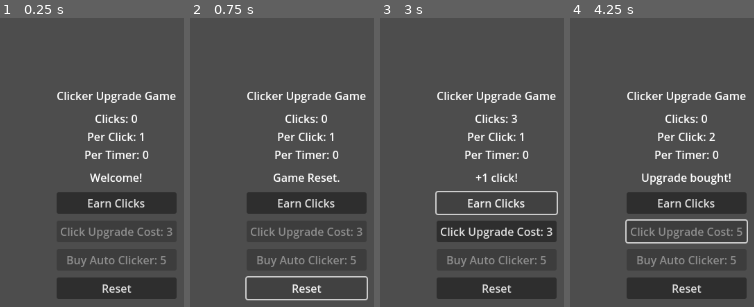
Above: before the commit, frames 1-4 (left to right).
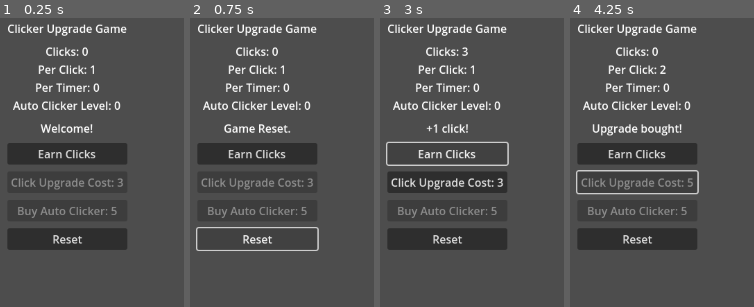
Above: after the commit, the same moments.

Repository: fehudma/godot_projects
Game: Godot game, scene res://Scenes/main.tscn
Same seed, same stepped clock (60 frames per second), same inputs: the game is played once before the commit and once after it.
Inputs:
- Up to frame 1 (0.25 s): no input
- Up to frame 2 (0.75 s): click "Reset" at 0.5 s
- Up to frame 3 (3 s): click "Earn Clicks" at 1.25 s; click "Earn Clicks" at 2 s; click "Earn Clicks" at 2.75 s
- Up to frame 4 (4.25 s): click "Click Upgrade Cost: 3" at 3.5 s

The runs differ from the first frame. In frame 1, 24% of the frame differs, in the area x 4-96%, y 2-98%; in frame 2, 19%; in frame 3, 24%; in frame 4, 26%, in the area x 3-97%, y 2-98%.

Commit message:
Track the level of Auto Clickers

Diff:
--- a/Scenes/main.tscn
+++ b/Scenes/main.tscn
@@ -9,10 +9,10 @@
 anchor_top = 0.5
 anchor_right = 0.5
 anchor_bottom = 0.5
-offset_left = -20.0
-offset_top = -20.0
-offset_right = 20.0
-offset_bottom = 20.0
+offset_left = -91.0
+offset_top = -117.0
+offset_right = -91.0
+offset_bottom = -117.0
 grow_horizontal = 2
 grow_vertical = 2
 script = ExtResource("1_jjgbg")
--- a/Scripts/main.gd
+++ b/Scripts/main.gd
@@ -12,6 +12,7 @@
 const STARTING_PASSIVE_CLICKS_PER_TICK: int = 0
 const AUTO_CLICKER_COST_INCREASE: int = 5
 const PASSIVE_CLICKS_INCREASE: int = 1
+const STARTING_AUTO_CLICKER_LEVEL: int = 0
 #========================================
 var clicks: int = STARTING_CLICKS
 var clicks_per_click: int = STARTING_CLICKS_PER_CLICK
@@ -20,6 +21,7 @@
 var timeout_count: int = STARTING_TIMEOUT_COUNT
 var passive_clicks_per_tick: int = STARTING_PASSIVE_CLICKS_PER_TICK
 var auto_clicker_cost: int = AUTO_CLICKER_COST_START
+var auto_clicker_level: int = STARTING_AUTO_CLICKER_LEVEL
 #========================================
 @onready var stats_label: Label = $VBoxContainer/StatsLabel
 @onready var message_label: Label = $VBoxContainer/MessageLabel
@@ -39,7 +41,7 @@
 func update_stats_label() -> void:
 	print("Clicks: ", clicks)
 	#stats_label.text = "Clicks: " + str(clicks)
-	stats_label.text = "Clicks: " + str(clicks) + "\nPer Click: " + str(clicks_per_click) + "\nPer Timer: " + str(passive_clicks_per_tick)
+	stats_label.text = "Clicks: " + str(clicks) + "\nPer Click: " + str(clicks_per_click) + "\nPer Timer: " + str(passive_clicks_per_tick) + "\nAuto Clicker Level: " + str(auto_clicker_level)
 #
 func update_upgrade_button() -> void:
 	upgrade_button.text = "Click Upgrade Cost: " + str(upgrade_cost)
@@ -83,6 +85,7 @@
 	timeout_count = STARTING_TIMEOUT_COUNT
 	passive_clicks_per_tick = STARTING_PASSIVE_CLICKS_PER_TICK
 	auto_clicker_cost= AUTO_CLICKER_COST_START
+	auto_clicker_level = STARTING_AUTO_CLICKER_LEVEL
 	passive_income_timer.stop()
 	print("Timer tick reset! Total counts: ", timeout_count)
 	message_label.text = "Game Reset."
@@ -113,6 +116,7 @@
 	clicks -= auto_clicker_cost
 	passive_clicks_per_tick += PASSIVE_CLICKS_INCREASE
 	auto_clicker_cost += AUTO_CLICKER_COST_INCREASE
+	auto_clicker_level += 1
 	message_label.text = "Auto Clicker bought!"
 
 func _on_passive_income_timer_timeout() -> void:
